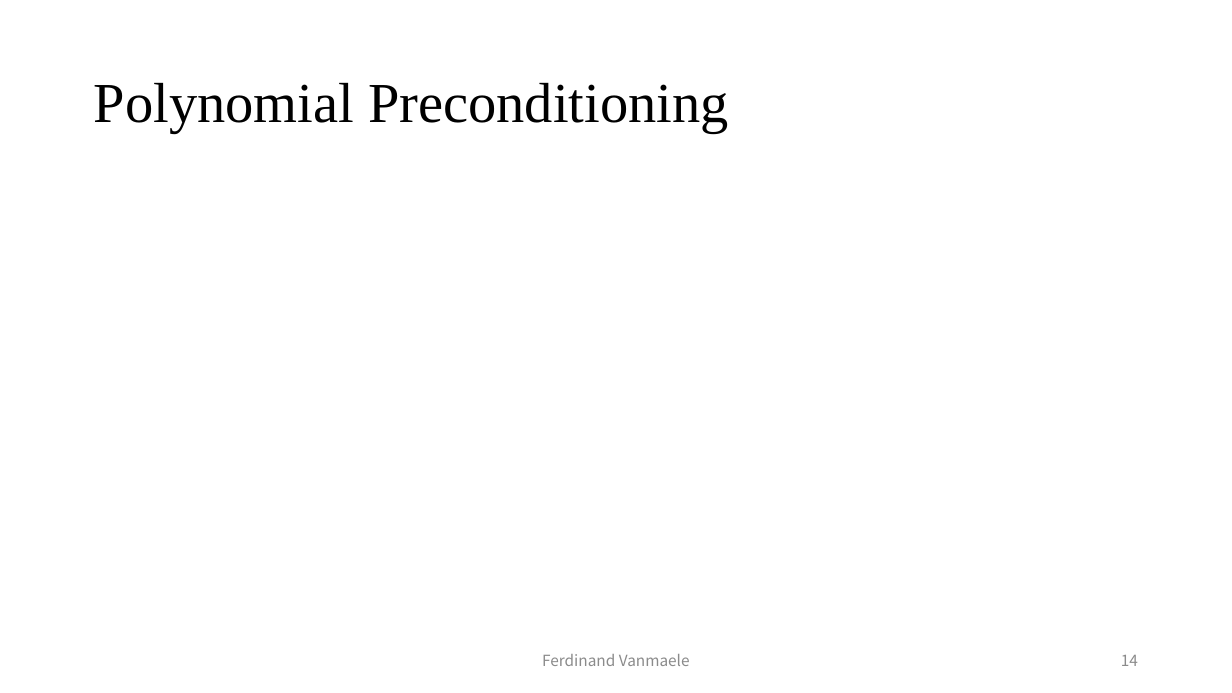
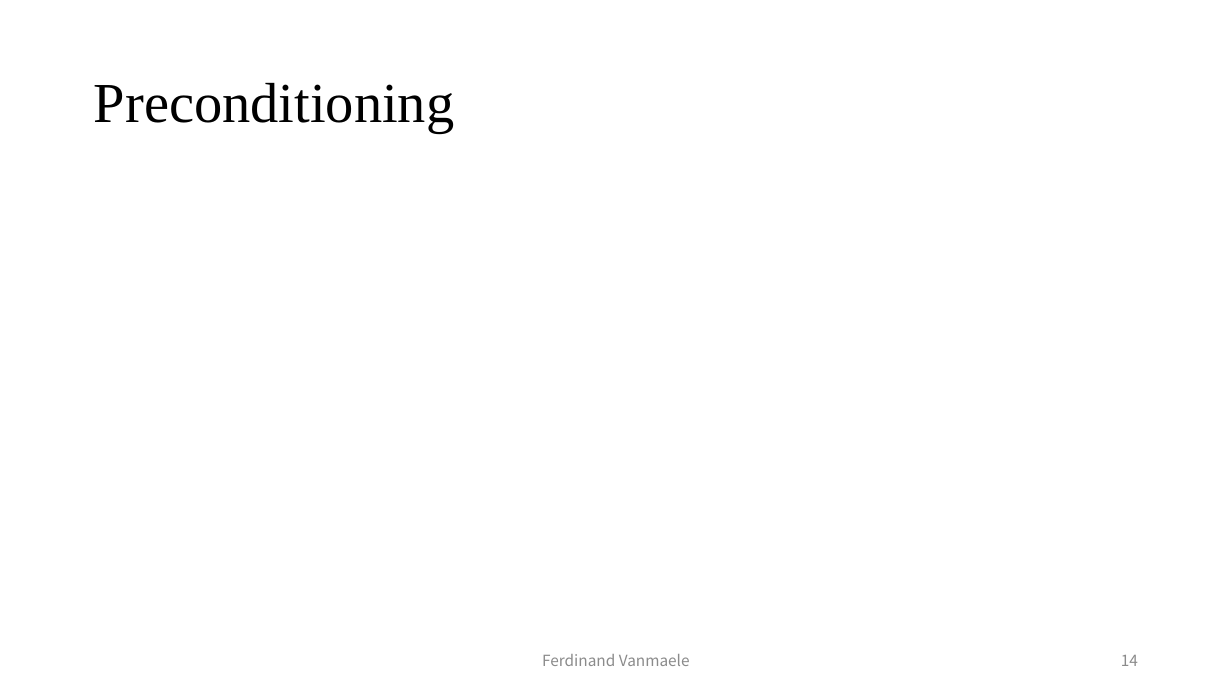
Before and after one commit to fvanmaele/polynomial-preconditioning, a slide deck: slide 14 of presentation.pptx. Drawn at 1232x693 pixels with LibreOffice and Linux fonts; fonts in the diff are those of the drawing; grey boxes stand for pictures. Boxes give left, top, right and bottom in pixels: in the first picture for what was removed or moved away, otherwise in the second. Text is boxed around its words. In the diff, an @@ line names an element or a change of style, - is before the commit and + after.

```diff
--- a/presentation.pptx
+++ b/presentation.pptx
@@ title at box(94, 82, 454, 133): text changed @@
-Polynomial Preconditioning
+Preconditioning
```
Also in this commit, not shown: 8 other slides changed, 2 slides added, 9 other files.
